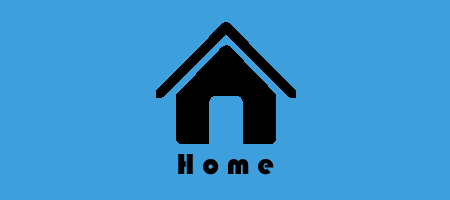
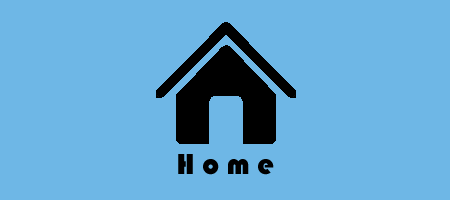
Revision of a layered w=450, h=200 image; what changed, layer by layer:
"Shape 1": opacity 100% → 75% over (0, 0, 450, 200)
